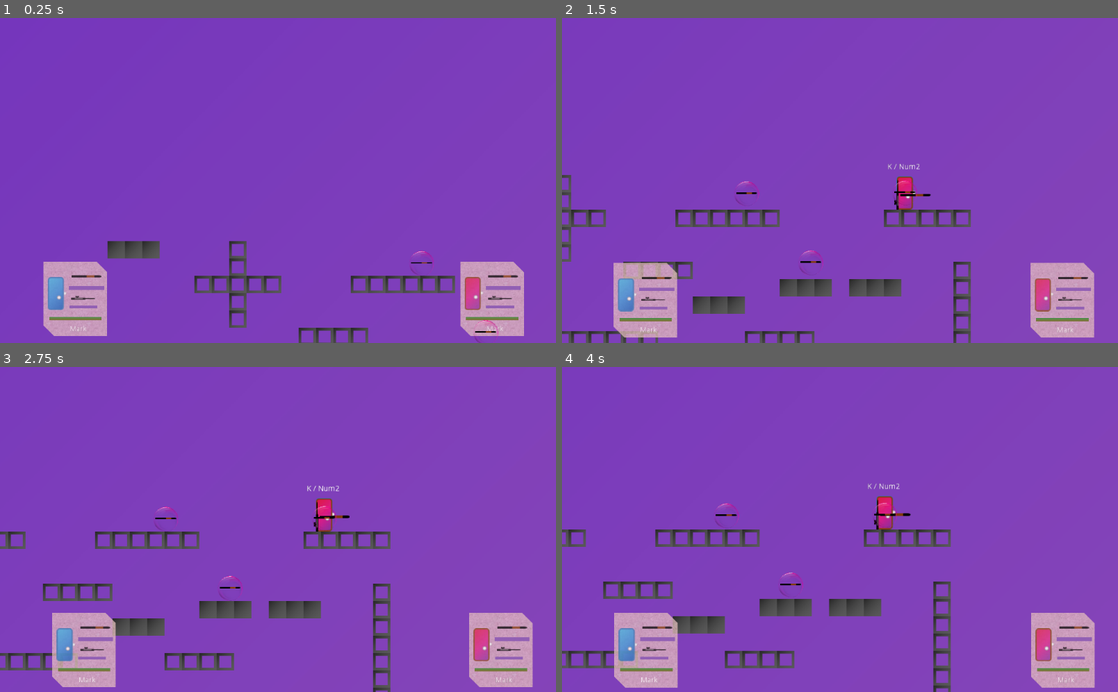
Above: before the commit, frames 1-4 (two rows, left to right).
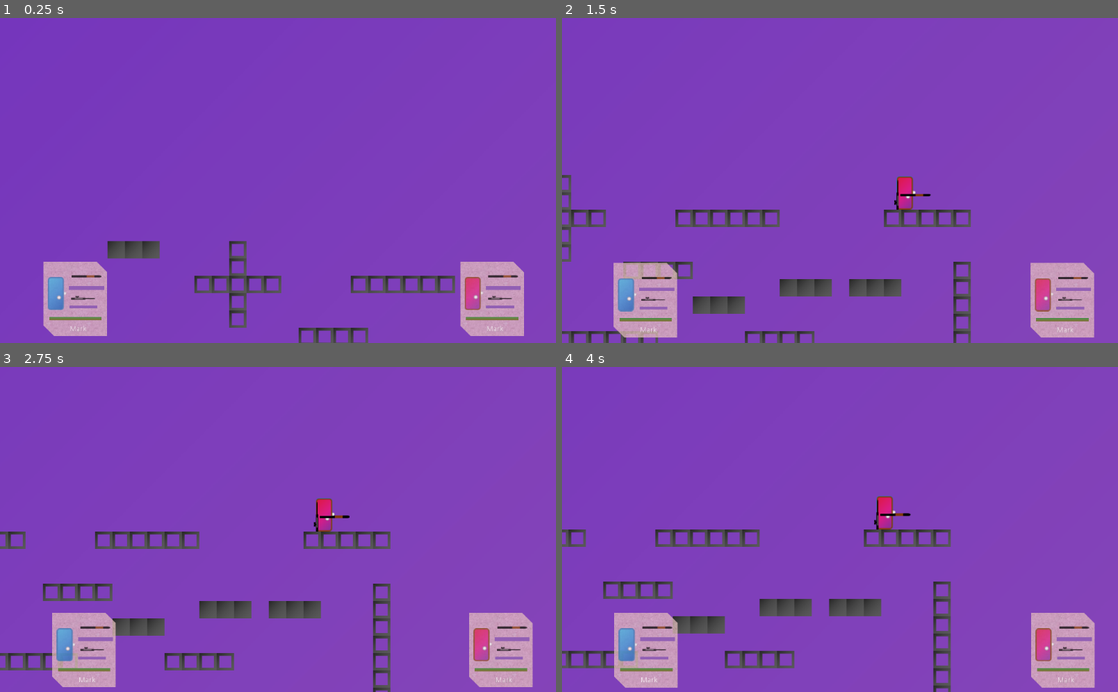
Above: after the commit, the same moments.

Repository: XanMarta/godot-game-battlefield
Game: Godot game, scene res://src/Game/PlayGround.tscn
The game is run twice, just before and just after one commit, with the same random seed, the same clock (stepped at 60 frames per second) and the same inputs.
Inputs:
- Up to frame 1 (0.25 s): no input
- Up to frame 2 (1.5 s): no input
- Up to frame 3 (2.75 s): no input
- Up to frame 4 (4 s): no input

The runs differ from the first frame. In frame 1, 0.1% of the frame differs, in the area x 73-90%, y 71-100%; in frame 2, 0.2%, in the area x 31-65%, y 44-79%; in frame 3, 0.2%; in frame 4, 0.2%.

Commit message:
Add bubble but not complete. Add gun into bubble

Diff:
--- a/src/Actor/Player.gd
+++ b/src/Actor/Player.gd
@@ -68,7 +68,7 @@
 
 	else:
 		if gun_hand.get_child_count() > 0:
-			gun_hand.get_child(0).free()
+			drop()
 		var new_gun = current_bubble.take_gun()
 		gun_hand.add_child(new_gun)
 
@@ -78,8 +78,11 @@
 
 func drop():
 	if gun_hand.get_child_count() > 0:
-		gun_hand.get_child(0).free()
-	emit_signal("update_gui")
+		var old_gun = gun_hand.get_child(0)
+		var old_position = old_gun.global_position
+		gun_hand.remove_child(old_gun)
+		GameData.emit_signal("drop_gun", old_gun, old_position)
+		emit_signal("update_gui")
 
 
 func spawn():
--- a/src/Autoload/GameData.gd
+++ b/src/Autoload/GameData.gd
@@ -1,4 +1,7 @@
 extends Node2D
+
+
+signal drop_gun(gun, pos)
 
 
 var player_speed = Vector2(200, 350)
--- /dev/null
+++ b/src/Game/Bubble_scene.gd
@@ -0,0 +1,16 @@
+extends Node2D
+
+
+var bubble = load("res://src/Item/Bubble.tscn")
+
+
+func _ready():
+	GameData.connect("drop_gun", self, "spawn_bubble")
+
+
+
+func spawn_bubble(gun, pos):
+	var new_bubble = bubble.instance()
+	new_bubble.set_gun(gun)
+	new_bubble.position = pos
+	add_child(new_bubble)
--- a/src/Game/PlayGround.tscn
+++ b/src/Game/PlayGround.tscn
@@ -6,8 +6,8 @@
 [ext_resource path="res://src/Ground/Deadzone.tscn" type="PackedScene" id=4]
 [ext_resource path="res://src/GUI/PlayerTag.tscn" type="PackedScene" id=5]
 [ext_resource path="res://src/Game/Camera.gd" type="Script" id=6]
-[ext_resource path="res://src/Item/Bubble.tscn" type="PackedScene" id=7]
 [ext_resource path="res://src/Game/Player_tag.gd" type="Script" id=8]
+[ext_resource path="res://src/Game/Bubble_scene.gd" type="Script" id=9]
 
 [node name="PlayGround" type="Node2D"]
 
@@ -40,6 +40,9 @@
 smoothing_enabled = true
 smoothing_speed = 2.0
 
+[node name="Bubble_scene" type="Node2D" parent="."]
+script = ExtResource( 9 )
+
 [node name="Player_tag" type="Node2D" parent="."]
 modulate = Color( 1, 1, 1, 0.733333 )
 script = ExtResource( 8 )
@@ -49,12 +52,3 @@
 
 [node name="Player2" parent="Player_tag" instance=ExtResource( 5 )]
 position = Vector2( 410.534, 291.714 )
-
-[node name="Bubble" parent="." instance=ExtResource( 7 )]
-position = Vector2( 578.5, 229.397 )
-
-[node name="Bubble2" parent="." instance=ExtResource( 7 )]
-position = Vector2( 870.214, 227.997 )
-
-[node name="Bubble3" parent="." instance=ExtResource( 7 )]
-position = Vector2( 696.862, 357.081 )
--- a/src/Item/Bubble.gd
+++ b/src/Item/Bubble.gd
@@ -16,3 +16,7 @@
 	$AnimationPlayer.play("disappear")
 	monitorable = false
 	return gun
+
+
+func set_gun(gun):
+	$Bubble/Gun.add_child(gun)
--- a/src/Item/Bubble.tscn
+++ b/src/Item/Bubble.tscn
@@ -1,13 +1,12 @@
-[gd_scene load_steps=7 format=2]
+[gd_scene load_steps=6 format=2]
 
-[ext_resource path="res://src/Item/Gun.tscn" type="PackedScene" id=1]
 [ext_resource path="res://Assets/Bubble.png" type="Texture" id=2]
 [ext_resource path="res://src/Item/Bubble.gd" type="Script" id=3]
 
 [sub_resource type="CircleShape2D" id=1]
 radius = 23.4681
 
-[sub_resource type="Animation" id=3]
+[sub_resource type="Animation" id=2]
 resource_name = "disappear"
 length = 0.5
 tracks/0/type = "value"
@@ -49,8 +48,7 @@
 } ]
 }
 
-[sub_resource type="Animation" id=2]
-resource_name = "waving"
+[sub_resource type="Animation" id=3]
 length = 2.0
 loop = true
 tracks/0/type = "value"
@@ -83,12 +81,10 @@
 [node name="Gun" type="Node2D" parent="Bubble"]
 scale = Vector2( 0.7, 0.7 )
 
-[node name="Gun" parent="Bubble/Gun" instance=ExtResource( 1 )]
-
 [node name="AnimationPlayer" type="AnimationPlayer" parent="."]
 autoplay = "waving"
-anims/disappear = SubResource( 3 )
-anims/waving = SubResource( 2 )
+anims/disappear = SubResource( 2 )
+anims/waving = SubResource( 3 )
 
 [node name="Label" type="Label" parent="."]
 visible = false
